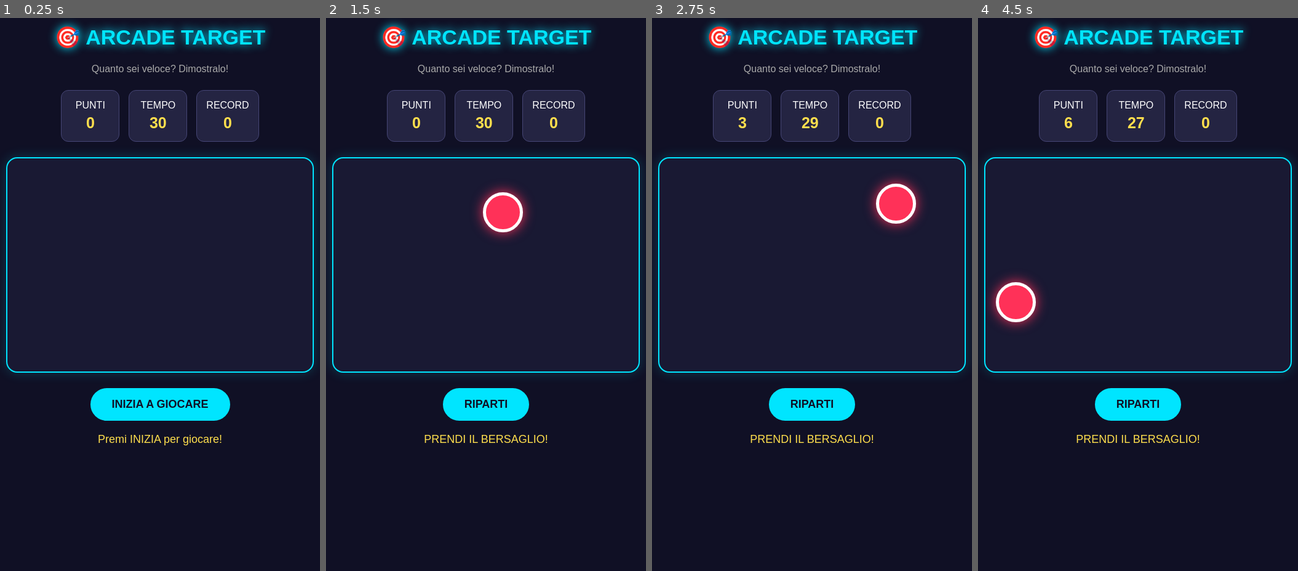
Above: before the commit, frames 1-4 (left to right).
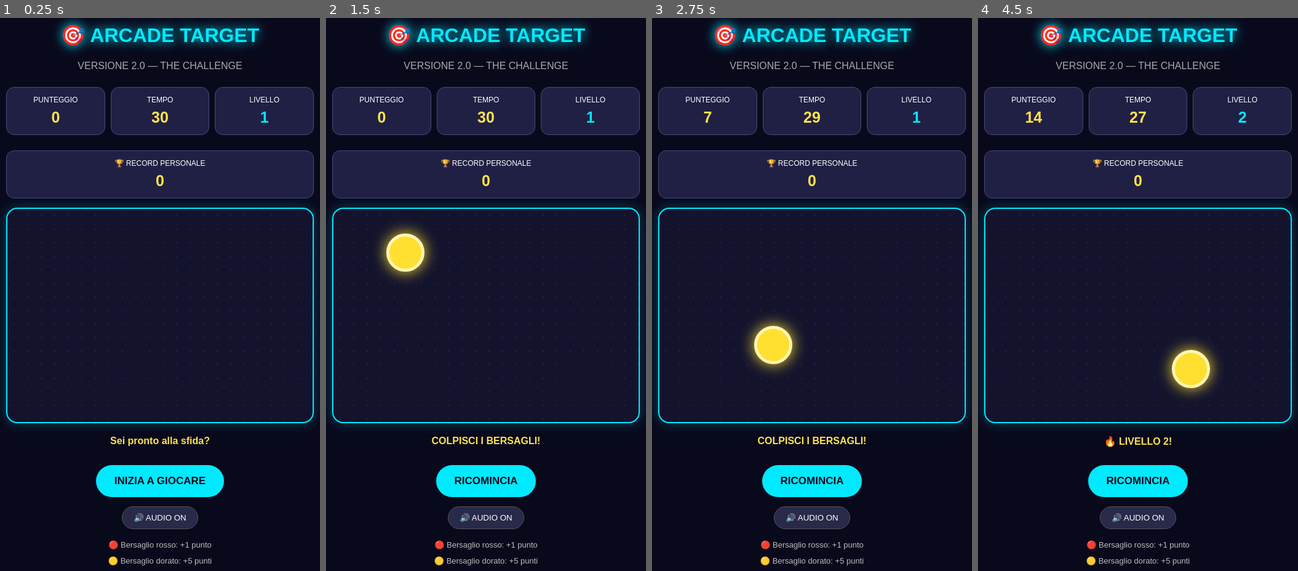
Above: after the commit, the same moments.

Repository: LelloKawasaki17-cell/arcade-target
Game: browser game, page index.html
Same seed, same stepped clock (60 frames per second), same inputs: the game is played once before the commit and once after it.
Inputs:
- Up to frame 1 (0.25 s): no input
- Up to frame 2 (1.5 s): click "INIZIA A GIOCARE" at 0.27 s; click "RIPARTI" (after the commit: "RICOMINCIA") at 1.27 s
- Up to frame 3 (2.75 s): click "Colpisci il bersaglio" at 1.87 s; click "Colpisci il bersaglio" at 2.02 s; click "Colpisci il bersaglio" at 2.47 s
- Up to frame 4 (4.5 s): click "Colpisci il bersaglio" at 3.07 s; click "Colpisci il bersaglio" at 3.67 s; click "Colpisci il bersaglio" at 4.27 s

The runs differ from the first frame. In frame 1, 15% of the frame differs, in the area x 1-99%, y 0-99%; in frame 2, 16%; in frame 3, 16%; in frame 4, 16%.

Commit message:
Update index.html
Arcade Target versione 2.0.

Diff:
--- a/index.html
+++ b/index.html
@@ -8,25 +8,23 @@
 
 <meta charset="UTF-8">
 
-<meta name="viewport" content="width=device-width, initial-scale=1.0">
-
-<title>Arcade Target</title>
+<meta name="viewport" content="width=device-width, initial-scale=1">
+
+<title>Arcade Target 2.0</title>
 
 <style>
 
-* {
-
-  box-sizing: border-box;
-
-}
+* { box-sizing: border-box; }
 
 body {
 
   margin: 0;
 
+  padding: 25px 15px;
+
   min-height: 100vh;
 
-  background: #101025;
+  background: #09091c;
 
   color: white;
 
@@ -34,49 +32,45 @@
 
   text-align: center;
 
-  padding: 25px 15px;
-
 }
 
 h1 {
 
-  color: #00e5ff;
-
-  font-size: 34px;
-
-  text-shadow: 0 0 15px #00e5ff;
-
-}
-
-.subtitle {
-
-  color: #aaa;
-
-}
+  color: #00eaff;
+
+  font-size: 32px;
+
+  text-shadow: 0 0 18px #00eaff;
+
+}
+
+.subtitle { color: #aaa; }
 
 .stats {
 
-  display: flex;
-
-  justify-content: center;
-
-  gap: 15px;
-
-  margin: 25px 0;
+  display: grid;
+
+  grid-template-columns: repeat(3, 1fr);
+
+  gap: 9px;
+
+  max-width: 500px;
+
+  margin: 25px auto 15px;
 
 }
 
 .stat {
 
-  background: #242442;
-
-  border: 1px solid #454575;
-
-  border-radius: 12px;
-
-  padding: 15px;
-
-  min-width: 95px;
+  background: #202044;
+
+  border: 1px solid #494979;
+
+  border-radius: 13px;
+
+  padding: 13px 5px;
+
+  font-size: 12px;
 
 }
 
@@ -84,11 +78,17 @@
 
   display: block;
 
+  color: #ffe34d;
+
   font-size: 25px;
 
-  color: #ffdf4d;
-
-  margin-top: 5px;
+  margin-top: 7px;
+
+}
+
+#level {
+
+  color: #00eaff;
 
 }
 
@@ -104,79 +104,115 @@
 
   margin: auto;
 
-  background: #191933;
-
-  border: 2px solid #00e5ff;
+  overflow: hidden;
+
+  background:
+
+    radial-gradient(circle, #25254c 1px, transparent 1px);
+
+  background-size: 22px 22px;
+
+  background-color: #13132d;
+
+  border: 2px solid #00eaff;
 
   border-radius: 18px;
 
-  overflow: hidden;
-
-  box-shadow: 0 0 20px #00e5ff33;
-
-}
-
-#target {
-
-  display: none;
+  box-shadow: 0 0 20px #00eaff44;
+
+}
+
+.target {
 
   position: absolute;
 
-  width: 65px;
-
-  height: 65px;
+  width: 62px;
+
+  height: 62px;
 
   border-radius: 50%;
 
   border: 5px solid white;
 
+  cursor: pointer;
+
+  touch-action: manipulation;
+
+}
+
+.red {
+
   background: #ff3158;
 
-  box-shadow: 0 0 20px #ff3158;
-
-  cursor: pointer;
-
-  touch-action: manipulation;
-
-}
-
-#target:active {
-
-  transform: scale(0.85);
+  box-shadow: 0 0 22px #ff3158;
+
+}
+
+.gold {
+
+  background: #ffdf30;
+
+  box-shadow: 0 0 25px #ffdf30;
+
+  border-color: #fff5b0;
+
+}
+
+#message {
+
+  min-height: 28px;
+
+  margin: 20px 0 5px;
+
+  color: #ffe34d;
+
+  font-weight: bold;
 
 }
 
 button.start {
 
-  margin-top: 25px;
-
-  padding: 16px 35px;
+  margin: 15px auto;
+
+  padding: 16px 30px;
 
   border: none;
 
   border-radius: 30px;
 
-  background: #00e5ff;
-
-  color: #101025;
-
-  font-size: 18px;
+  background: #00eaff;
+
+  color: #09091c;
+
+  font-size: 17px;
 
   font-weight: bold;
 
-  cursor: pointer;
-
-}
-
-#message {
-
-  margin-top: 20px;
-
-  color: #ffdf4d;
-
-  font-size: 18px;
-
-  min-height: 25px;
+}
+
+button:active { transform: scale(.96); }
+
+#sound {
+
+  background: #29294a;
+
+  color: white;
+
+  border: 1px solid #555;
+
+  border-radius: 20px;
+
+  padding: 10px 18px;
+
+}
+
+.legend {
+
+  color: #bbb;
+
+  font-size: 13px;
+
+  line-height: 2;
 
 }
 
@@ -188,13 +224,13 @@
 
 <h1>🎯 ARCADE TARGET</h1>
 
-<p class="subtitle">Quanto sei veloce? Dimostralo!</p>
+<p class="subtitle">VERSIONE 2.0 — THE CHALLENGE</p>
 
 <div class="stats">
 
   <div class="stat">
 
-    PUNTI
+    PUNTEGGIO
 
     <strong id="score">0</strong>
 
@@ -210,7 +246,19 @@
 
   <div class="stat">
 
-    RECORD
+    LIVELLO
+
+    <strong id="level">1</strong>
+
+  </div>
+
+</div>
+
+<div class="stats">
+
+  <div class="stat" style="grid-column:span 3">
+
+    🏆 RECORD PERSONALE
 
     <strong id="best">0</strong>
 
@@ -220,13 +268,33 @@
 
 <div id="arena">
 
-  <button id="target" aria-label="Colpisci il bersaglio"></button>
+  <button id="target" class="target red"
+
+    aria-label="Colpisci il bersaglio"
+
+    style="display:none"></button>
 
 </div>
 
-<button class="start" id="start">INIZIA A GIOCARE</button>
-
-<div id="message">Premi INIZIA per giocare!</div>
+<div id="message">Sei pronto alla sfida?</div>
+
+<button class="start" id="start">
+
+  INIZIA A GIOCARE
+
+</button>
+
+<br>
+
+<button id="sound">🔊 AUDIO ON</button>
+
+<p class="legend">
+
+  🔴 Bersaglio rosso: +1 punto<br>
+
+  🟡 Bersaglio dorato: +5 punti
+
+</p>
 
 <script>
 
@@ -234,43 +302,87 @@
 
 let time = 30;
 
+let level = 1;
+
+let playing = false;
+
 let timer;
 
 let movement;
 
-let playing = false;
-
-let best = Number(localStorage.getItem("arcadeBest")) || 0;
+let soundOn = true;
+
+let audio;
+
+let best = Number(
+
+  localStorage.getItem("arcadeBest")
+
+) || 0;
+
+const arena = document.getElementById("arena");
+
+const target = document.getElementById("target");
 
 const scoreDisplay = document.getElementById("score");
 
 const timeDisplay = document.getElementById("time");
 
+const levelDisplay = document.getElementById("level");
+
 const bestDisplay = document.getElementById("best");
 
-const target = document.getElementById("target");
-
-const arena = document.getElementById("arena");
-
 const message = document.getElementById("message");
 
-const startButton = document.getElementById("start");
-
 bestDisplay.textContent = best;
 
+function playSound(frequency, duration) {
+
+  if (!soundOn) return;
+
+  try {
+
+    audio = audio || new AudioContext();
+
+    const oscillator = audio.createOscillator();
+
+    const gain = audio.createGain();
+
+    oscillator.connect(gain);
+
+    gain.connect(audio.destination);
+
+    oscillator.frequency.value = frequency;
+
+    gain.gain.value = 0.08;
+
+    oscillator.start();
+
+    oscillator.stop(audio.currentTime + duration);
+
+  } catch (error) {}
+
+}
+
 function moveTarget() {
 
   const maxX = arena.clientWidth - target.offsetWidth;
 
   const maxY = arena.clientHeight - target.offsetHeight;
 
-  const x = Math.random() * maxX;
-
-  const y = Math.random() * maxY;
-
-  target.style.left = x + "px";
-
-  target.style.top = y + "px";
+  target.style.left = Math.random() * maxX + "px";
+
+  target.style.top = Math.random() * maxY + "px";
+
+  const special = Math.random() < 0.20;
+
+  target.className = special
+
+    ? "target gold"
+
+    : "target red";
+
+  target.dataset.points = special ? "5" : "1";
 
 }
 
@@ -284,15 +396,19 @@
 
   time = 30;
 
+  level = 1;
+
   playing = true;
 
   scoreDisplay.textContent = score;
 
   timeDisplay.textContent = time;
 
-  message.textContent = "PRENDI IL BERSAGLIO!";
-
-  startButton.textContent = "RIPARTI";
+  levelDisplay.textContent = level;
+
+  message.textContent = "COLPISCI I BERSAGLI!";
+
+  document.getElementById("start").textContent = "RICOMINCIA";
 
   target.style.display = "block";
 
@@ -306,16 +422,54 @@
 
     timeDisplay.textContent = time;
 
-    if (time <= 0) {
-
-      endGame();
-
-    }
+    if (time <= 0) endGame();
 
   }, 1000);
 
 }
 
+function updateLevel() {
+
+  const newLevel = Math.floor(score / 10) + 1;
+
+  if (newLevel > level) {
+
+    level = newLevel;
+
+    levelDisplay.textContent = level;
+
+    message.textContent = "🔥 LIVELLO " + level + "!";
+
+    playSound(700, 0.15);
+
+    clearInterval(movement);
+
+    const speed = Math.max(300, 1000 - (level - 1) * 100);
+
+    movement = setInterval(moveTarget, speed);
+
+  }
+
+}
+
+target.addEventListener("click", () => {
+
+  if (!playing) return;
+
+  const points = Number(target.dataset.points);
+
+  score += points;
+
+  scoreDisplay.textContent = score;
+
+  playSound(points === 5 ? 950 : 550, 0.08);
+
+  moveTarget();
+
+  updateLevel();
+
+});
+
 function endGame() {
 
   playing = false;
@@ -326,7 +480,11 @@
 
   target.style.display = "none";
 
-  startButton.textContent = "GIOCA ANCORA";
+  document.getElementById("start").textContent =
+
+    "GIOCA ANCORA";
+
+  playSound(250, 0.35);
 
   if (score > best) {
 
@@ -336,29 +494,35 @@
 
     bestDisplay.textContent = best;
 
-    message.textContent = "🏆 NUOVO RECORD! Punti: " + score;
+    message.textContent =
+
+      "🏆 NUOVO RECORD! " + score + " PUNTI!";
 
   } else {
 
-    message.textContent = "PARTITA FINITA! Punti: " + score;
+    message.textContent =
+
+      "PARTITA FINITA! " + score + " PUNTI!";
 
   }
 
 }
 
-target.addEventListener("click", () => {
-
-  if (!playing) return;
-
-  score++;
-
-  scoreDisplay.textContent = score;
-
-  moveTarget();
-
-});
-
-startButton.addEventListener("click", startGame);
+document.getElementById("start")
+
+  .addEventListener("click", startGame);
+
+document.getElementById("sound")
+
+  .addEventListener("click", () => {
+
+    soundOn = !soundOn;
+
+    document.getElementById("sound").textContent =
+
+      soundOn ? "🔊 AUDIO ON" : "🔇 AUDIO OFF";
+
+  });
 
 </script>
 
